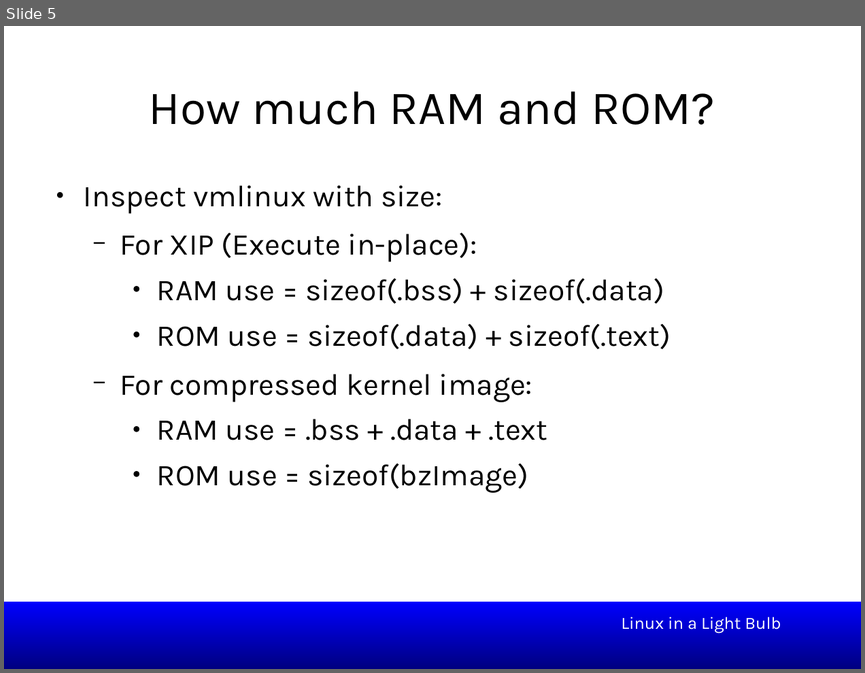
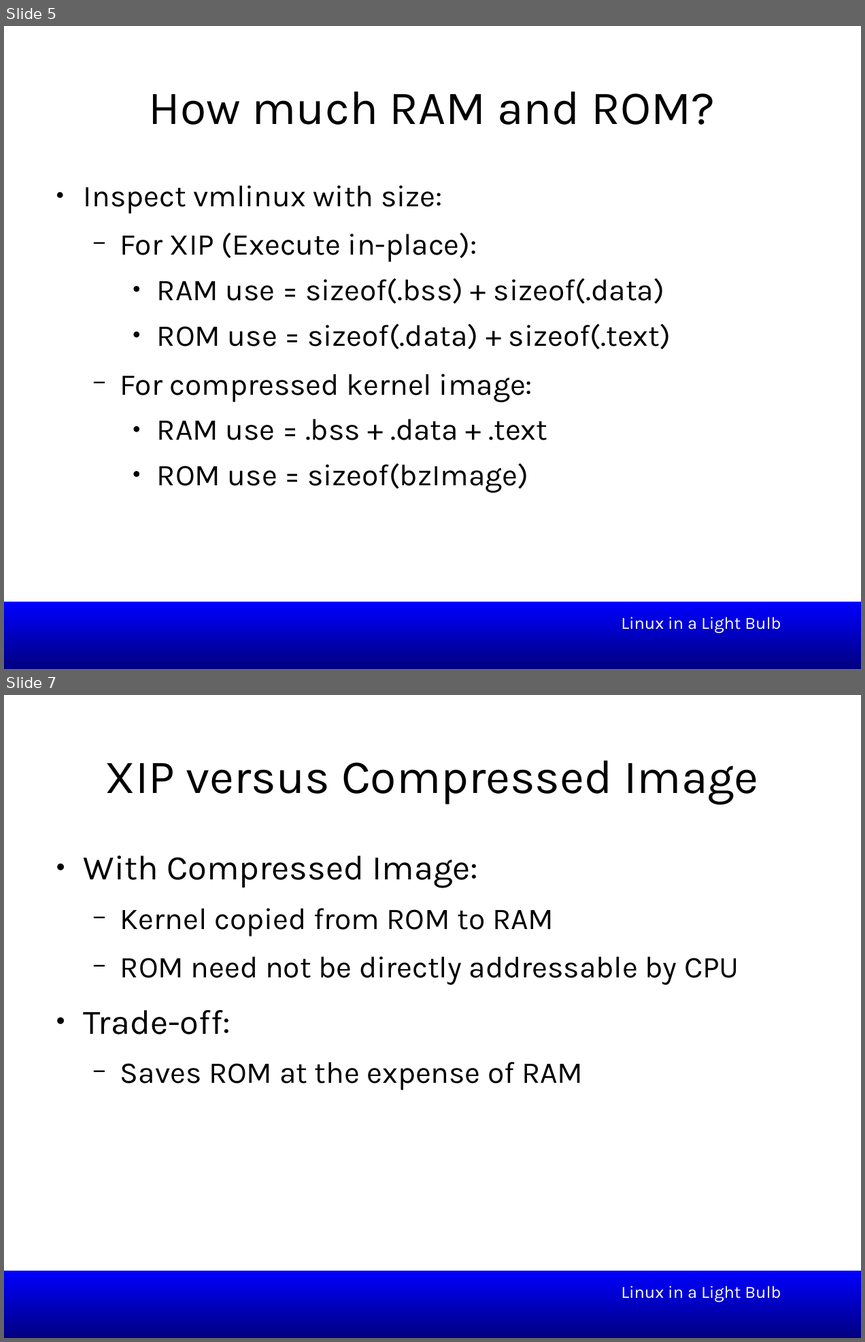
Before and after one commit to smipi1/elce2015, a slide deck: presentations/Linux_In_a_Lightbulb-Where_are_we_on_tinification-ELCE2015.odp. Shown one above the other, each under a label of ours: slide 5 before the commit, slides 5 and 7 after it; the slides between them are not shown. The pictures are 865x673 and 865x1342 pixels, drawn with LibreOffice and Linux fonts; fonts in the diff are those of the drawing; background and template pictures are left out. Boxes give left, top, right and bottom in pixels: in the first picture for what was removed or moved away, otherwise in the second. Text is boxed around its words. In the diff, an @@ line names an element or a change of style, - is before the commit and + after.

Commit message:
Adds lisht-bulb use cases

```diff
--- a/presentations/Linux_In_a_Lightbulb-Where_are_we_on_tinification-ELCE2015.odp
+++ b/presentations/Linux_In_a_Lightbulb-Where_are_we_on_tinification-ELCE2015.odp
@@ slide 7 added at bbox=[4, 695, 861, 1338], background #FFFFFF; not listed: 1 template element that a slide beside it also shows @@
@@ title added at bbox=[105, 760, 759, 804], 44 pt, text #000000 @@
+XIP versus Compressed Image
@@ text added at bbox=[84, 855, 739, 1090], 28 pt, text #000000 @@
+● With Compressed Image:
+  − Kernel copied from ROM to RAM
+  − ROM need not be directly addressable by CPU
+● Trade-off:
+  − Saves ROM at the expense of RAM
@@ text added at bbox=[621, 1285, 781, 1302], 16 pt, text #FFFFFF @@
+Linux in a Light Bulb
```
Also in this commit, not shown: 3 slides changed, 2 other slides added.
